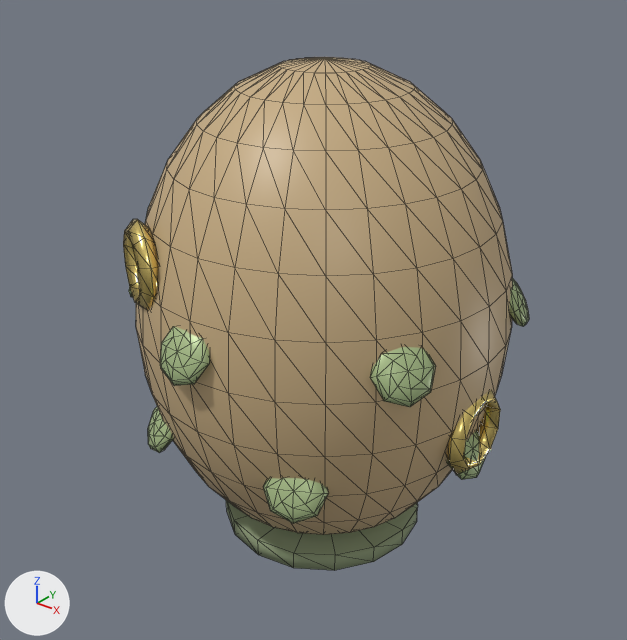
Renders of the glTF model public/assets/models/eggs/egg_prehistoric_02.glb from each side of a commit.
Rendered twice from a camera (50 mm lens) standing at (0.998, -1.28, 1.259) and looking at (-0.009, -0.022, 0.479). Lighting does not change. The marker at lower left points along +X, +Y and +Z. The first picture is the older version. Mesh edges are drawn as thin lines. Vertices at exactly the same position are counted once.

The first picture shows 'ball'.
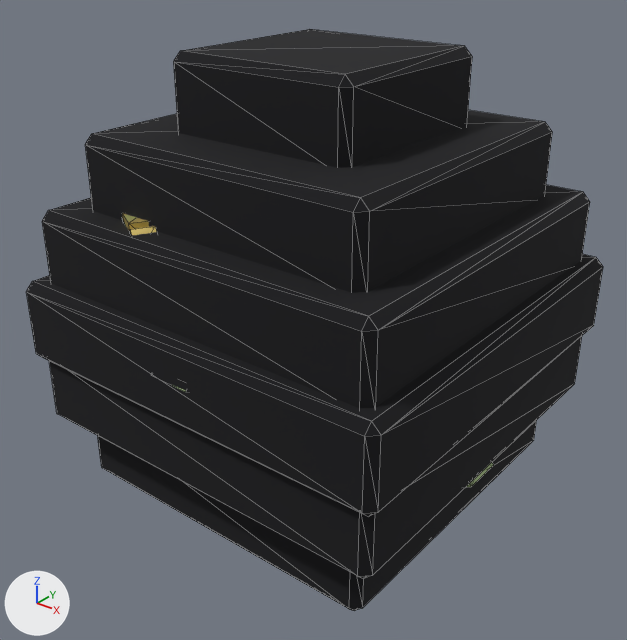
What the commit changed:
Picture 'px3' (img_px3) is new.
In material 'm3' (mat_m3), base_color is no longer (1.0, 0.78, 0.25), yellow #ffe589.
In material 'm3' (mat_m3), texture is now set to img_px3.
In material 'm3' (mat_m3), metallic goes from 1.0 to 0.7.
In material 'm3' (mat_m3), roughness goes from 0.25 to 0.35.
Material 'Outline_Ink' (mat_outline_ink) is new.
Its base color is (0.004, 0.004, 0.006) (black #0d0d12).
Its roughness is 1.0.
me_ball is used by ob_ball; location (0.0, 0.0, 0.0).
me_ball had 1023 vertices, 1992 faces and spanned x -0.383..0.383, y -0.413..0.413, z 0.0..1.0.
me_ball now has 824 vertices, 1348 faces and spans x -0.82..0.82, y -0.822..0.822, z -1.0..1.0.
me_ball part 1: the loose piece of 399 vertices spanning x -0.38..0.38, y -0.38..0.38, z 0.0..1.0 is rebuilt with 24 vertices and now spans x -0.388..0.388, y -0.388..0.388, z 0.67..1.0, in mat_outline_ink (black #0d0d12).
me_ball part 2: 15 loose pieces with 624 vertices, spanning x -0.383..0.383, y -0.413..0.413, z 0.248..0.74, are deleted.
me_ball part 3: 784 vertices added at x -0.82..0.82, y -0.822..0.822, z -1.0..0.979.
Other edits to the shape of me_ball do not show in these pictures.
me_ball gains material mat_outline_ink (black #0d0d12).
Object 'ball' (ob_ball) moves from (0.0, 0.0, 0.0) to (0.0, 0.0, 0.503).
Object 'ball' (ob_ball) is rescaled from (1.0, 1.0, 1.0) to (0.513, 0.513, 0.513).

Pixel boxes (x1, y1, x2, y2) of what changed, in the pictures (627 x 640 px):
'ball', surface changed, reshaped, moved, rescaled (42% wider, 13% taller): before (123, 57, 529, 570); after (26, 29, 603, 611)
part 1 of me_ball, rebuilt: before (136, 57, 512, 570); after (174, 29, 472, 168)
part 2 of me_ball, deleted: before (123, 219, 529, 523)
part 3 of me_ball, added: after (26, 110, 603, 611)
